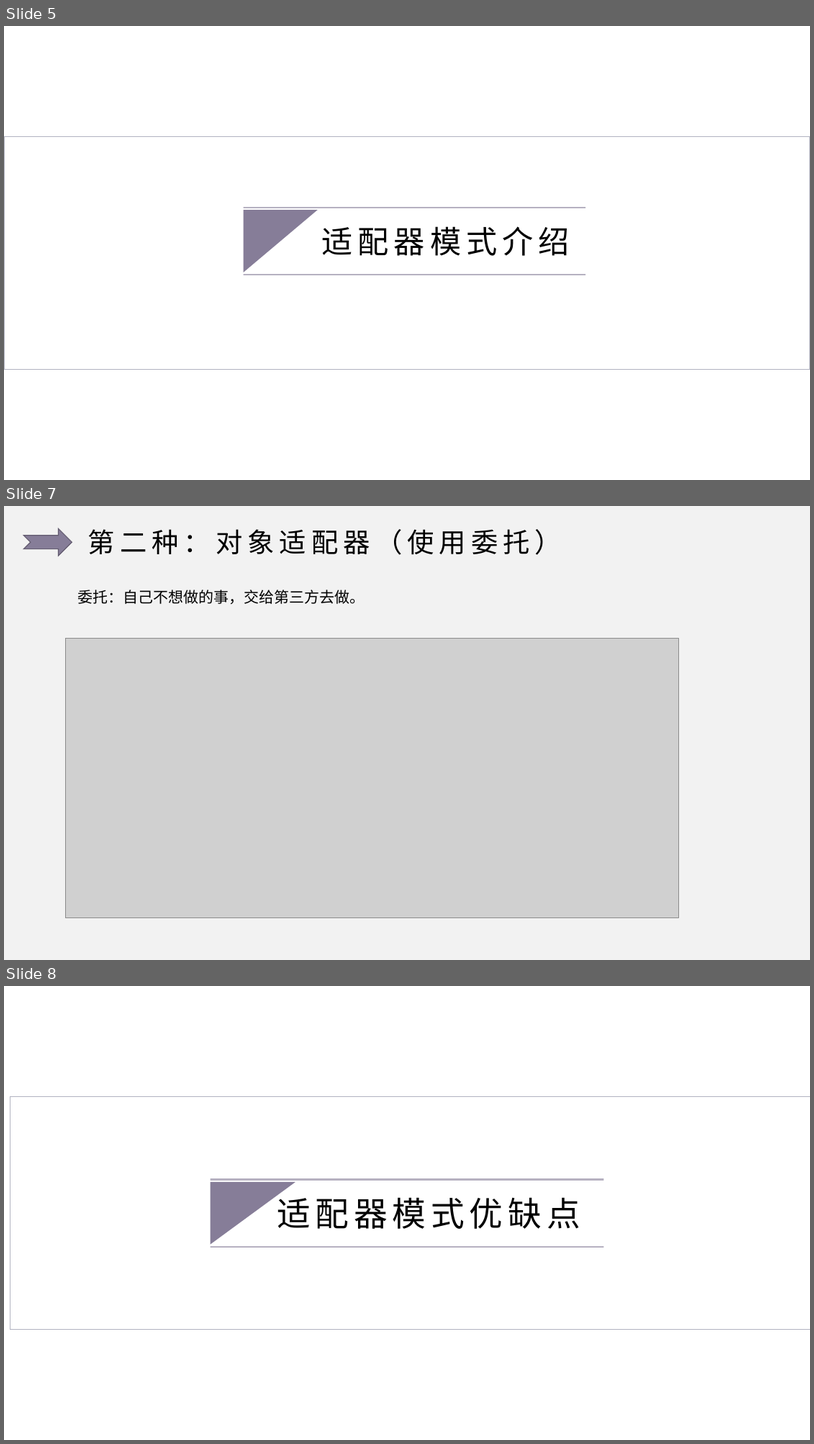
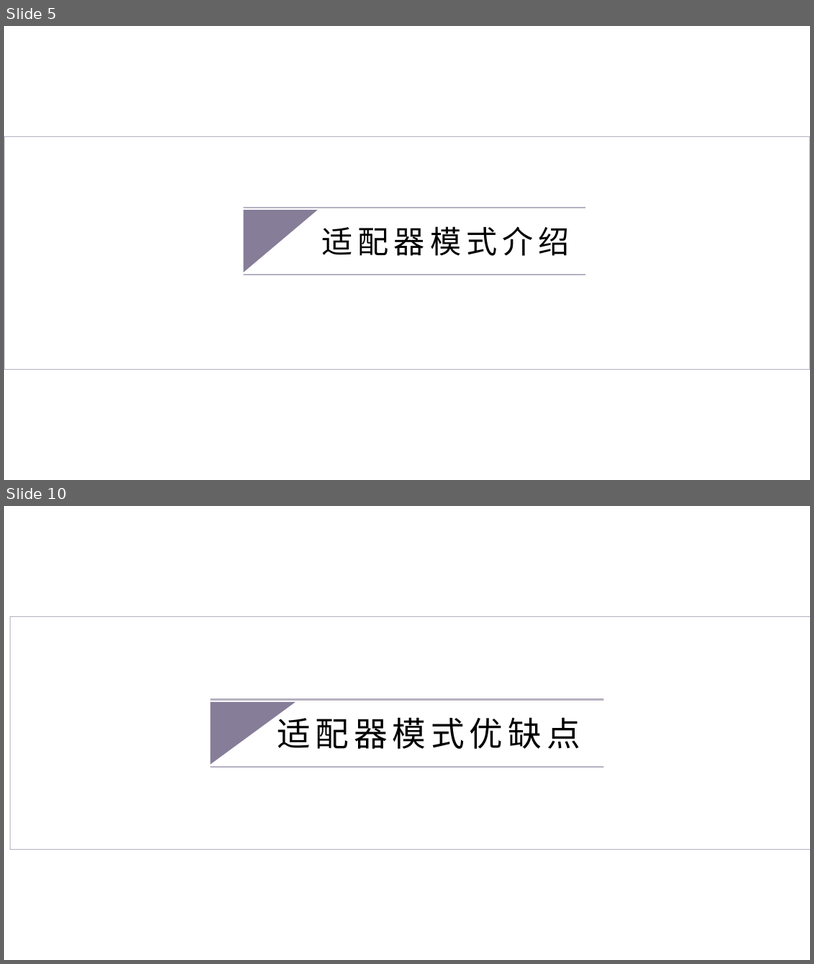
Before and after one commit to ulquiola/Adapter, a slide deck: 适配器模式.pptx. Shown one above the other, each under a label of ours: slides 5, 7 and 8 before the commit, slides 5 and 10 after it; the slides between them are not shown. The pictures are 814x1444 and 814x964 pixels, drawn with LibreOffice and Linux fonts; fonts in the diff are those of the drawing; grey boxes stand for pictures; background and template pictures are left out. Boxes give left, top, right and bottom in pixels: in the first picture for what was removed or moved away, otherwise in the second. Text is boxed around its words. In the diff, an @@ line names an element or a change of style, - is before the commit and + after.

```diff
--- a/适配器模式.pptx
+++ b/适配器模式.pptx
@@ slide 7 removed at [4,506,810,960], background #F2F2F2 @@
@@ notched right arrow removed at [24,528,72,556] @@
@@ text removed at [88,529,562,555] @@
-第二种：对象适配器（使用委托）
@@ text removed at [78,590,365,604] @@
-委托：自己不想做的事，交给第三方去做。
@@ picture removed at [66,638,679,917] @@
@@ what was slide 8 is now slide 10 @@
```
Also in this commit, not shown: 2 slides changed, 5 slides added, 6 other slides removed.
